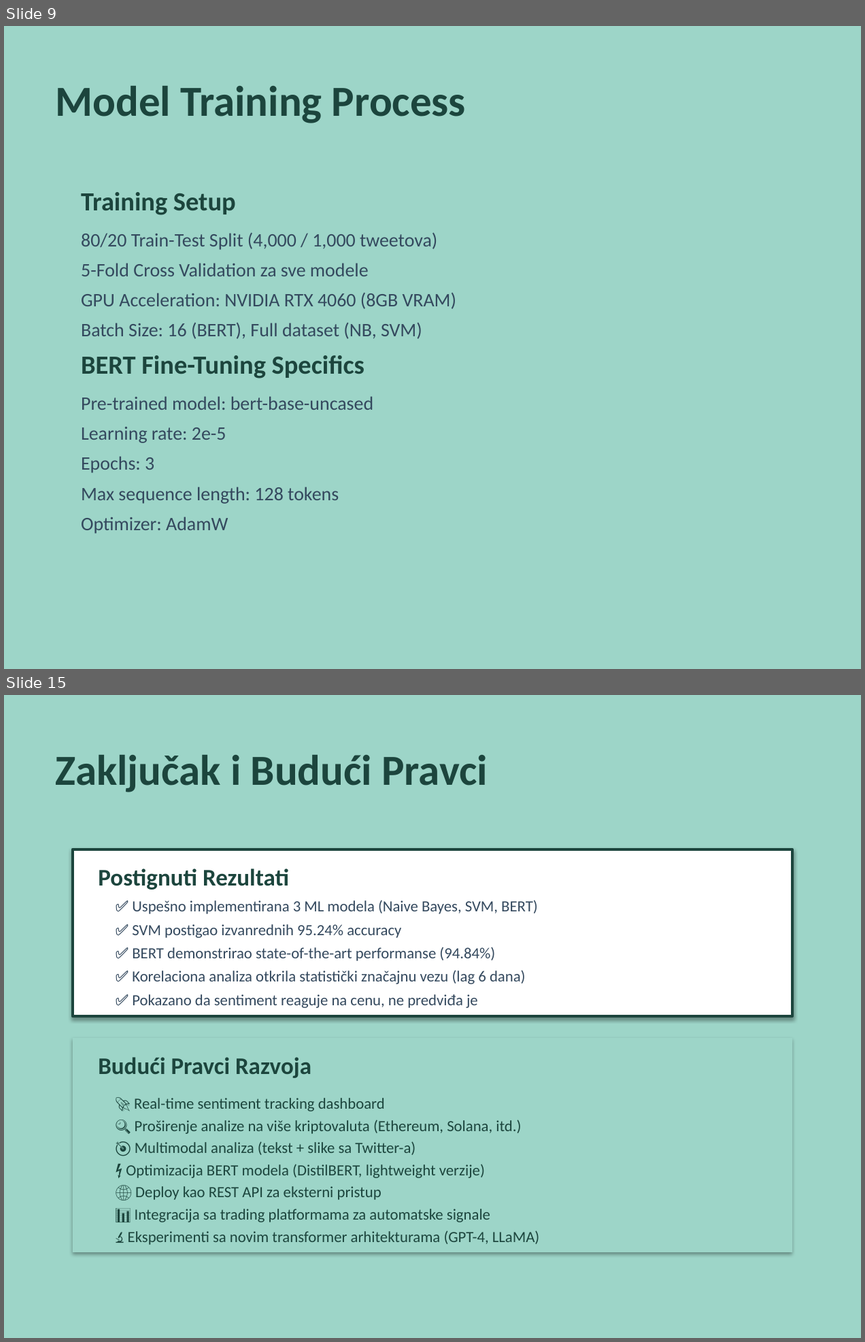
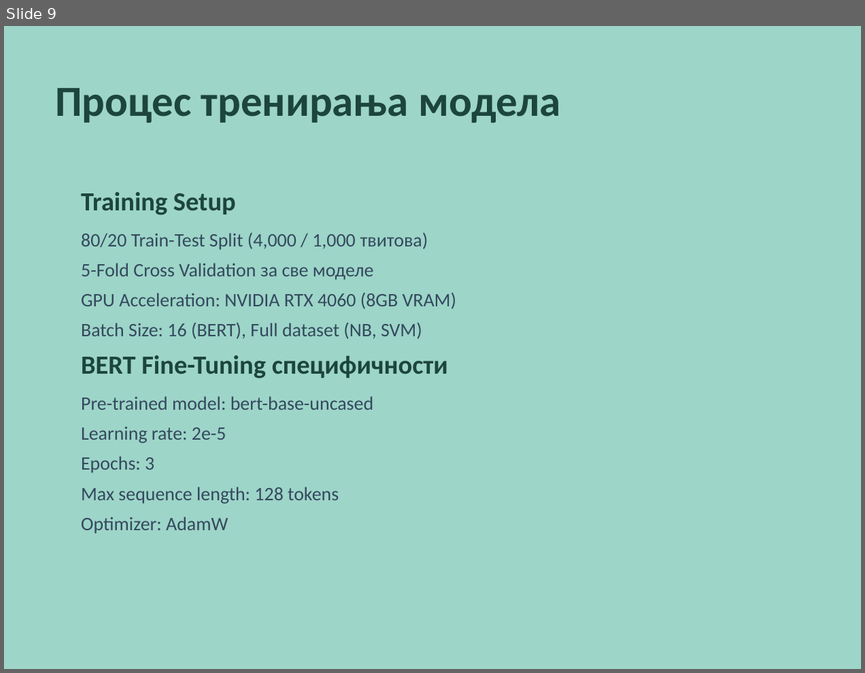
Before and after one commit to borisletic/diplomski, a slide deck: Prezentacija_Diplomski_Boris_Letic_RA_207_2021.pptx. Shown one above the other, each under a label of ours: slides 9 and 15 before the commit, slide 9 after it; the slides between them are not shown. The pictures are 865x1342 and 865x673 pixels, drawn with LibreOffice and Linux fonts; fonts in the diff are those of the drawing. Boxes give left, top, right and bottom in pixels: in the first picture for what was removed or moved away, otherwise in the second. Text is boxed around its words. In the diff, an @@ line names an element or a change of style, - is before the commit and + after.

```diff
--- a/Prezentacija_Diplomski_Boris_Letic_RA_207_2021.pptx
+++ b/Prezentacija_Diplomski_Boris_Letic_RA_207_2021.pptx
@@ slide 15 removed at box(4, 695, 861, 1338), background #FFFFFF @@
@@ rectangle removed at box(4, 695, 861, 1338) @@
@@ text removed at box(55, 755, 487, 792) @@
-Zaključak i Budući Pravci
@@ rectangle removed at box(73, 849, 792, 1016) @@
@@ text removed at box(98, 868, 289, 889) @@
-Postignuti Rezultati
@@ text removed at box(132, 900, 538, 1008) @@
-✅ Uspešno implementirana 3 ML modela (Naive Bayes, SVM, BERT)
-✅ SVM postigao izvanrednih 95.24% accuracy
-✅ BERT demonstrirao state-of-the-art performanse (94.84%)
-✅ Korelaciona analiza otkrila statistički značajnu vezu (lag 6 dana)
-✅ Pokazano da sentiment reaguje na cenu, ne predviđa je
@@ rectangle removed at box(73, 1038, 792, 1252) @@
@@ text removed at box(98, 1057, 311, 1078) @@
-Budući Pravci Razvoja
@@ text removed at box(126, 1098, 539, 1244) @@
-🚀 Real-time sentiment tracking dashboard
-🔍 Proširenje analize na više kriptovaluta (Ethereum, Solana, itd.)
-🎯 Multimodal analiza (tekst + slike sa Twitter-a)
-⚡ Optimizacija BERT modela (DistilBERT, lightweight verzije)
-🌐 Deploy kao REST API za eksterni pristup
-📊 Integracija sa trading platformama za automatske signale
-🔬 Eksperimenti sa novim transformer arhitekturama (GPT-4, LLaMA)
@@ slide 9 changed as well @@
@@ text at box(55, 88, 561, 123): text changed @@
-Model Training Process
+Процес тренирања модела
@@ text at box(81, 233, 428, 280): text changed @@
-80/20 Train-Test Split (4,000 / 1,000 tweetova)
-5-Fold Cross Validation za sve modele
+80/20 Train-Test Split (4,000 / 1,000 твитова)
+5-Fold Cross Validation за све моделе
@@ text at box(81, 355, 448, 378): text changed @@
-BERT Fine-Tuning Specifics
+BERT Fine-Tuning специфичности
```
Also in this commit, not shown: 7 other slides changed, 8 slides added, 7 other slides removed.
